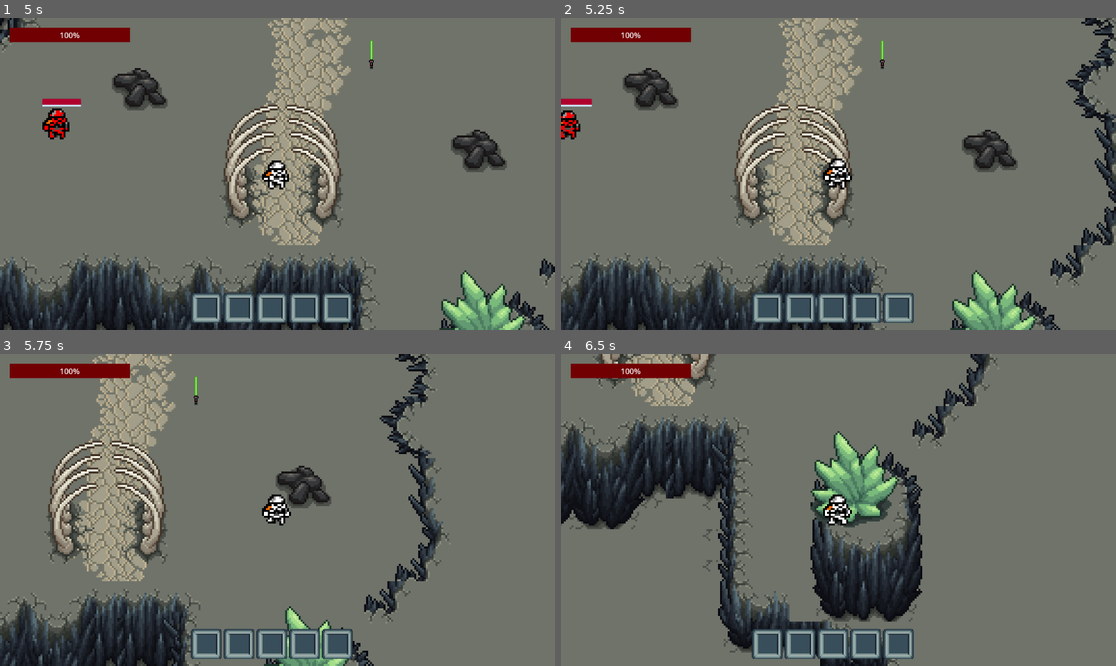
Above: before the commit, frames 1-4 (two rows, left to right).
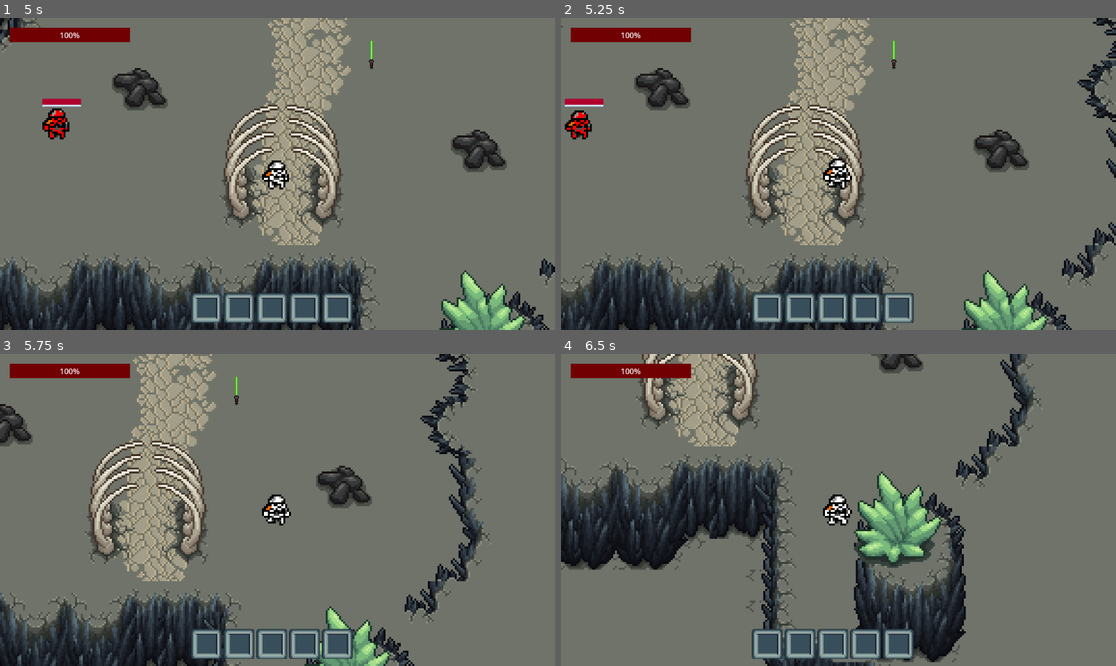
Above: after the commit, the same moments.

Repository: gedex11/Gra2DProjektZespolowy
Game: Godot game, scene res://scenes/ui/menu.tscn
The game is run twice, just before and just after one commit, with the same random seed, the same clock (stepped at 60 frames per second) and the same inputs.
Inputs (mouse positions are in pixels of both pictures, inside the frame that each line leads up to):
- Up to frame 1 (5 s): click "Start game" at 0.5 s; click (205, 308) at 1.25 s; click (238, 308) at 2 s; click (271, 308) at 2.75 s; click (305, 308) at 3.5 s; click (338, 308) at 4.25 s
- Up to frame 2 (5.25 s): tap Enter at 5 s; hold D (move_right) from 5.03 s (still down); hold Space (attack) from 5.03 s (still down)
- Up to frame 3 (5.75 s): keep holding D (move_right); keep holding Space (attack)
- Up to frame 4 (6.5 s): release D (move_right) at 5.78 s; release Space (attack) at 5.78 s; hold S (move_down) from 5.78 s (still down); tap Space (attack) at 5.85 s

Frame 1 is identical in both runs. In frame 2, 20% of the frame differs, in the area x 0-100%, y 0-100%; in frame 3, 26%; in frame 4, 35%, in the area x 0-87%, y 0-100%.

Commit message:
Sledzenie gracza przez przeciwnika i zadawanie mu obrazen

Diff:
--- a/scenes/characters/enemy_1.tscn
+++ b/scenes/characters/enemy_1.tscn
@@ -78,8 +78,10 @@
 radius = 4.0
 
 [sub_resource type="CircleShape2D" id="CircleShape2D_2ol6t"]
+radius = 8.0
 
 [sub_resource type="CircleShape2D" id="CircleShape2D_4y65w"]
+radius = 55.0
 
 [sub_resource type="StyleBoxFlat" id="StyleBoxFlat_4y65w"]
 bg_color = Color(0.66504735, 0.75481176, 0.9415476, 1)
@@ -89,6 +91,9 @@
 
 [sub_resource type="StyleBoxFlat" id="StyleBoxFlat_e4wcf"]
 bg_color = Color(0.80784315, 0.8980392, 1, 1)
+
+[sub_resource type="CircleShape2D" id="CircleShape2D_0o106"]
+radius = 9.0
 
 [node name="Enemy_1" type="CharacterBody2D"]
 z_index = 2
@@ -113,6 +118,7 @@
 [node name="ContactTimer" type="Timer" parent="."]
 
 [node name="DetectionArea" type="Area2D" parent="."]
+collision_mask = 2
 
 [node name="CollisionShape2D" type="CollisionShape2D" parent="DetectionArea"]
 shape = SubResource("CircleShape2D_4y65w")
@@ -143,4 +149,10 @@
 [node name="Timer" type="Timer" parent="HealthBar"]
 one_shot = true
 
+[node name="AttackArea" type="Area2D" parent="."]
+collision_mask = 2
+
+[node name="CollisionShape2D" type="CollisionShape2D" parent="AttackArea"]
+shape = SubResource("CircleShape2D_0o106")
+
 [connection signal="timeout" from="HealthBar/Timer" to="HealthBar" method="_on_timer_timeout"]
--- a/scripts/enemy/enemy_1.gd
+++ b/scripts/enemy/enemy_1.gd
@@ -7,28 +7,29 @@
 @onready var animated_sprite: AnimatedSprite2D = $AnimatedSprite2D
 @onready var contact_timer: Timer = $ContactTimer
 @onready var health_bar = $HealthBar
+@onready var attack_area: Area2D = $AttackArea
 
-const BASE_SPEED := 130.0
+const BASE_SPEED := 70.0
 
 var current_hp: int
 var target: Player = null
 var is_dead: bool = false
-
-var can_attack: bool = true
+var is_in_attack_range: bool = false
 
 func _ready() -> void:
-	print("Dzieci węzła: ", get_children())
-	print(stats.max_hp)
-
 	current_hp = stats.max_hp
 	health_bar.init_health(stats.max_hp)
-
 	contact_timer.wait_time = 1.0 / stats.attack_speed
 	contact_timer.one_shot = false
 
 	detection_area.body_entered.connect(_on_player_entered)
 	detection_area.body_exited.connect(_on_player_exited)
+
+	attack_area.body_entered.connect(_on_attack_area_entered)
+	attack_area.body_exited.connect(_on_attack_area_exited)
+
 	hurtbox.area_entered.connect(_on_hit_by_player)
+	contact_timer.timeout.connect(_on_contact_timer_timeout)
 
 func _physics_process(_delta: float) -> void:
 	if is_dead or target == null:
@@ -37,29 +38,50 @@
 		move_and_slide()
 		return
 
+	if is_in_attack_range:
+		animated_sprite.play("idle") # Podmienic na animacje do atakowania
+		velocity = Vector2.ZERO
+
+		var distance_x = target.global_position.x - global_position.x
+		animated_sprite.flip_h = distance_x < 0
+
+		move_and_slide()
+		return
+
 	var direction := (target.global_position - global_position).normalized()
 	velocity = direction * BASE_SPEED * stats.speed_multiplier
 	animated_sprite.flip_h = velocity.x < 0
-	animated_sprite.play("run")
+	animated_sprite.play("patrol")
 	move_and_slide()
 
 
 func _on_player_entered(body: Node2D) -> void:
 	if body is Player:
 		target = body
-		contact_timer.start()
 
 func _on_player_exited(body: Node2D) -> void:
 	if body is Player:
 		target = null
+		is_in_attack_range = false
 		contact_timer.stop()
 
+func _on_attack_area_entered(body: Node2D) -> void:
+	if body is Player:
+		is_in_attack_range = true
+		contact_timer.start()
+		_deal_damage_to_player()
+
+func _on_attack_area_exited(body: Node2D) -> void:
+	if body is Player:
+		is_in_attack_range = false
+		contact_timer.stop()
 
 func _on_contact_timer_timeout() -> void:
-	if target == null or is_dead:
-		return
-	target.stats.take_damage(stats.attack_damage)
+	_deal_damage_to_player()
 
+func _deal_damage_to_player() -> void:
+	if target != null and not is_dead and is_in_attack_range:
+		target.take_damage(stats.attack_damage)
 
 func _on_hit_by_player(area: Area2D) -> void:
 	if is_dead:
--- a/scripts/player/player.gd
+++ b/scripts/player/player.gd
@@ -1,7 +1,7 @@
 extends CharacterBody2D
 class_name Player
 
-const BASE_SPEED := 130.0
+const BASE_SPEED := 100.0
 
 @export var stats: PlayerStats
 @onready var animated_sprite_2d: AnimatedSprite2D = $AnimatedSprite2D
@@ -44,6 +44,7 @@
 
 func _on_stats_changed() -> void:
 	print("HP:", stats.current_hp, "/", stats.max_hp)
+	print("AD: ", stats.attack_damage)
 
 
 func take_damage(amount: int) -> void:
Not shown: 1 places in scenes/characters/enemy_1.tscn that only renumber resources
